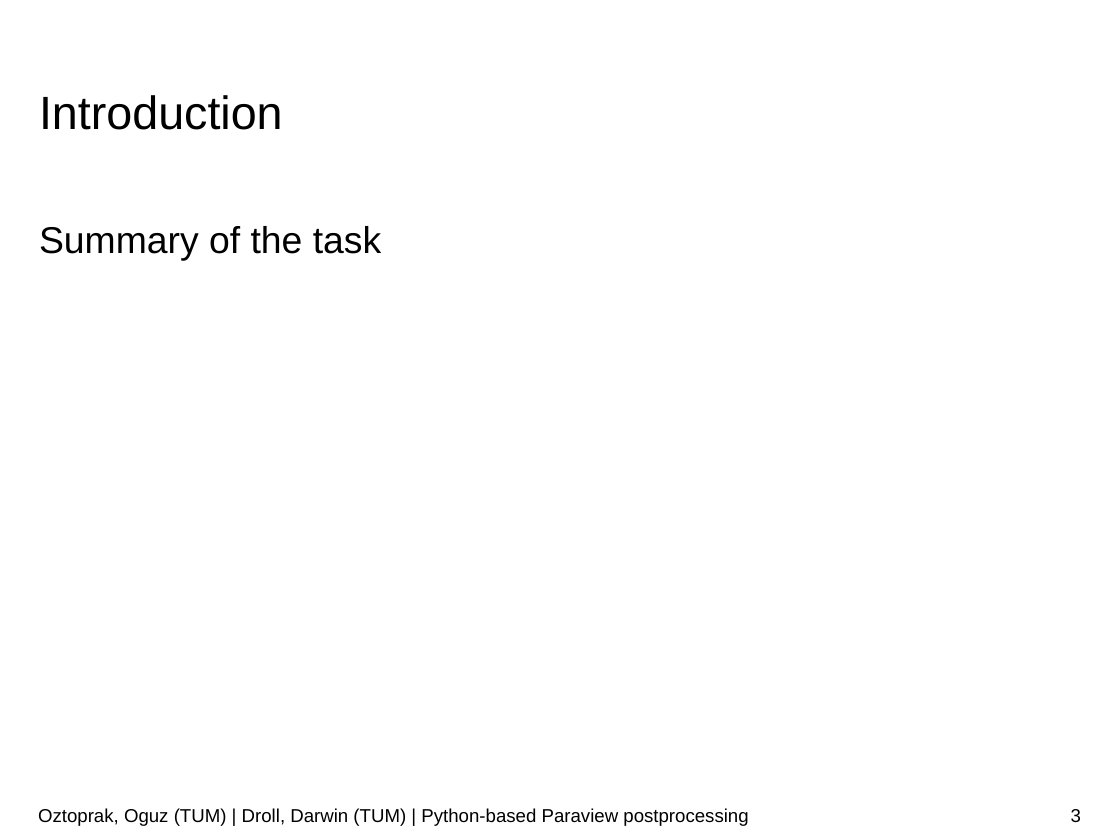
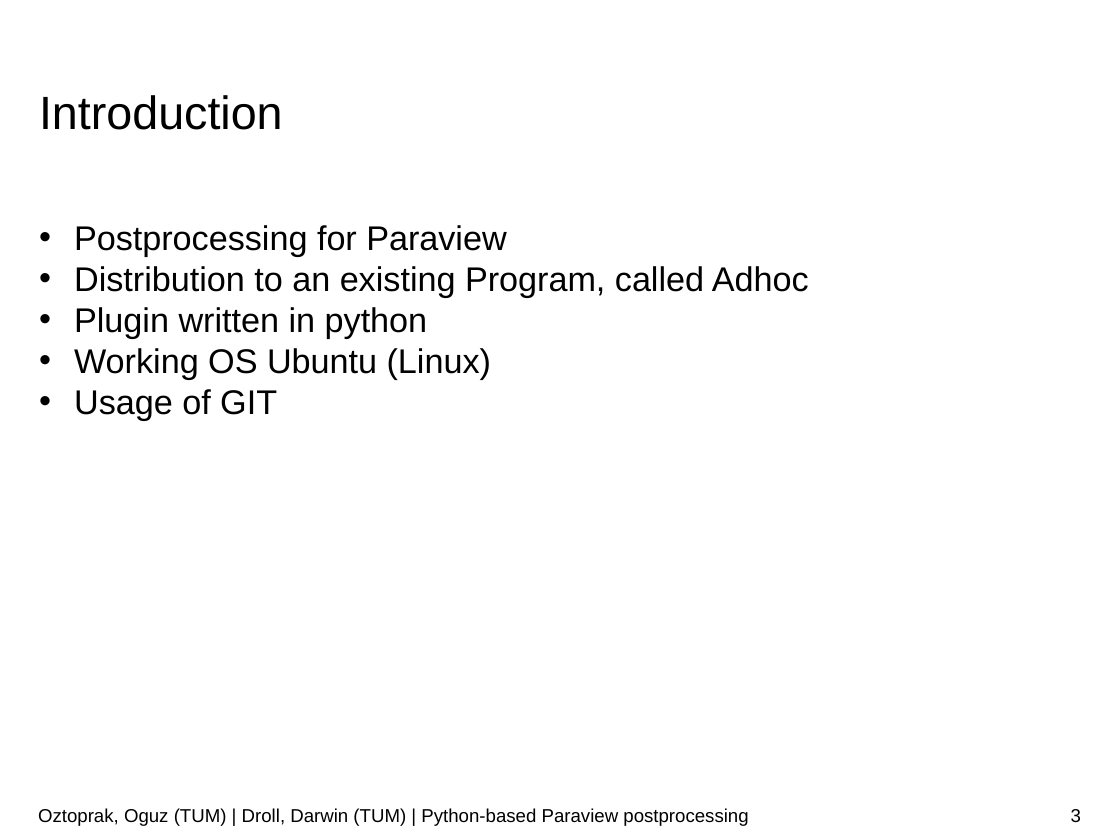
Before and after one commit to JusticeBoi/Paraview-PostProcessing-SoftwareLab, a slide deck: slide 3 of Paraview-postprocessor.pptx. Drawn at 1120x840 pixels with LibreOffice and Linux fonts; fonts in the diff are those of the drawing; background and template pictures are left out. Boxes give left, top, right and bottom in pixels: in the first picture for what was removed or moved away, otherwise in the second. Text is boxed around its words. In the diff, an @@ line names an element or a change of style, - is before the commit and + after.

```diff
--- a/Paraview-postprocessor.pptx
+++ b/Paraview-postprocessor.pptx
@@ text at box(74, 225, 809, 420): text changed; size 24 to 22 pt @@
-Summary of the task
+• Postprocessing for Paraview
+• Distribution to an existing Program, called Adhoc
+• Plugin written in python
+• Working OS Ubuntu (Linux)
+• Usage of GIT
```
Also in this commit, not shown: 6 other slides changed, 1 slide added.
